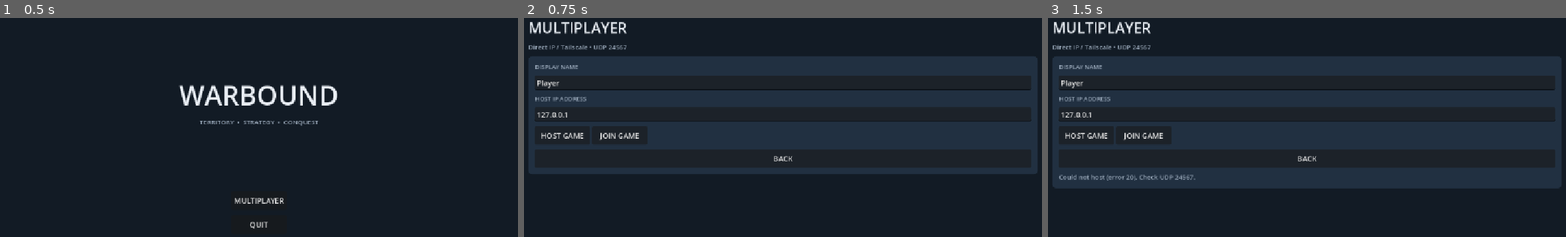
Above: before the commit, frames 1-3 (left to right).
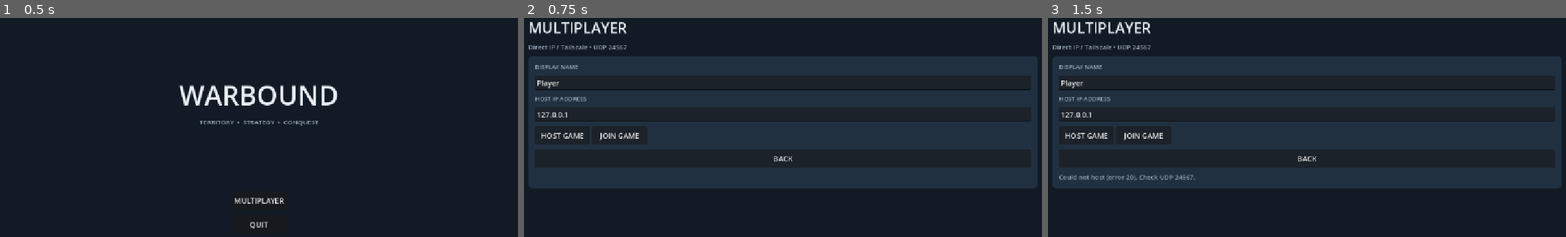
Above: after the commit, the same moments.

Repository: Allumnium/krangblade
Game: Godot game, scene res://scenes/main.tscn
Same seed, same stepped clock (60 frames per second), same inputs: the game is played once before the commit and once after it.
Inputs:
- Up to frame 1 (0.5 s): no input
- Up to frame 2 (0.75 s): click "MULTIPLAYER" at 0.5 s
- Up to frame 3 (1.5 s): click "HOST GAME" at 1.25 s

Frame 1 is identical in both runs. In frame 2, 6.2% of the frame differs, in the area x 0-100%, y 70-78%; in frame 3, nothing differs.

Commit message:
Show up-to-date connection errors in multiplayer menu

Diff:
--- a/scripts/main.gd
+++ b/scripts/main.gd
@@ -18,6 +18,7 @@
 var ready_button: Button
 var start_button: Button
 var status_label: Label
+var multiplayer_status_label: Label
 
 func _ready() -> void:
     network = get_node("/root/GameSession")
@@ -77,7 +78,7 @@
         else:
             _refresh_roster()
     elif phase == "offline":
-        if screen == "lobby":
+        if screen == "lobby" or (screen == "" and not str(network.get("status")).is_empty()):
             _show_multiplayer()
         elif screen == "":
             _show_menu()
@@ -126,9 +127,8 @@
     buttons.add_child(_button("HOST GAME", _host))
     buttons.add_child(_button("JOIN GAME", _join))
     form.add_child(_button("BACK", _show_menu))
-    var message: String = str(network.get("status"))
-    if not message.is_empty():
-        form.add_child(_text(message, 14, MUTED))
+    multiplayer_status_label = _text(str(network.get("status")), 14, MUTED)
+    form.add_child(multiplayer_status_label)
 
 func _host() -> void:
     saved_ip = address_edit.text
@@ -216,6 +216,8 @@
 func _refresh_status() -> void:
     if screen == "lobby" and is_instance_valid(status_label):
         status_label.text = str(network.get("status"))
+    elif screen == "multiplayer" and is_instance_valid(multiplayer_status_label):
+        multiplayer_status_label.text = str(network.get("status"))
 
 func _refresh_roster() -> void:
     if screen != "lobby" or not is_instance_valid(roster):
